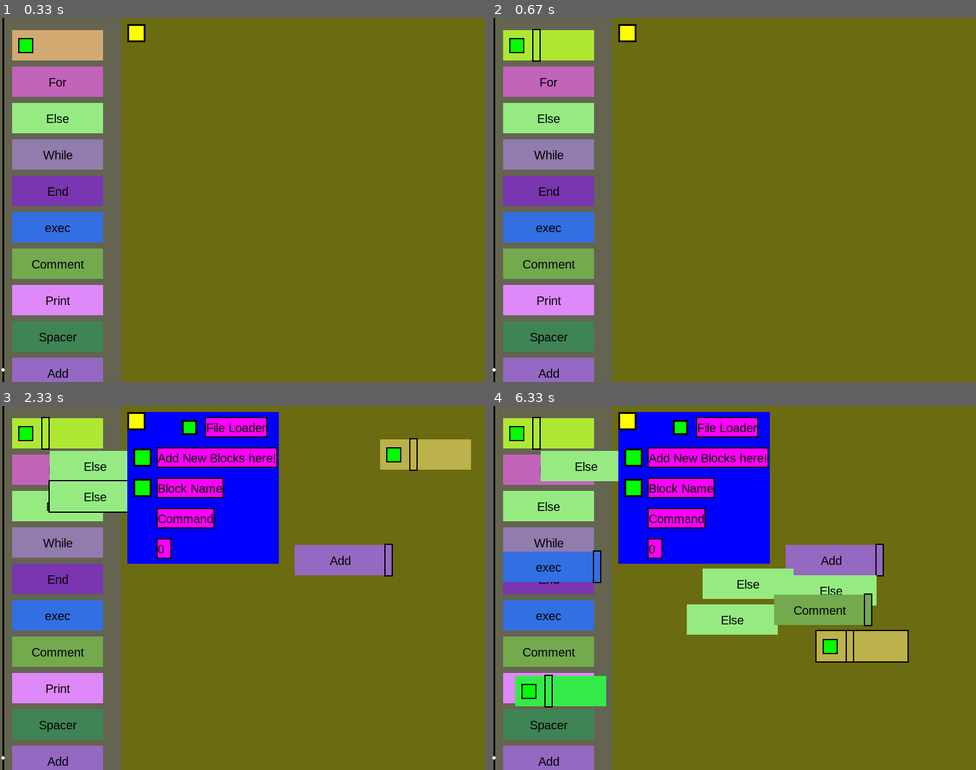
Above: before the commit, frames 1-4 (two rows, left to right).
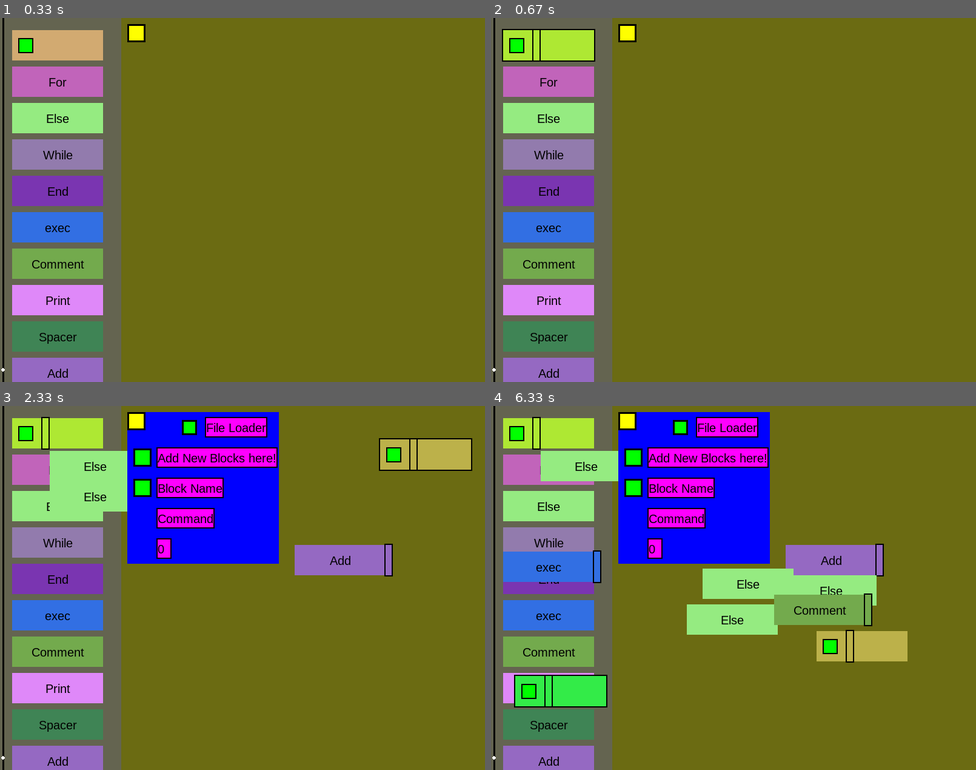
Above: after the commit, the same moments.

Repository: wsadzanie2/PyBlockCode
Game: pygame game, started from main.py
The game is run twice, just before and just after one commit, with the same random seed, the same clock (stepped at 60 frames per second) and the same inputs.
Inputs (mouse positions are in pixels of both pictures, inside the frame that each line leads up to):
- Up to frame 1 (0.33 s): no input
- Up to frame 2 (0.67 s): click (549, 47) at 0.38 s
- Up to frame 3 (2.33 s): click (135, 420) at 0.72 s; press the mouse at (58, 759) at 1.03 s; move the mouse to (198, 660) at 1.13 s; release the mouse at (339, 558) at 1.27 s; click (58, 507) at 1.38 s; press the mouse at (58, 507) at 1.7 s; move the mouse to (77, 486) at 1.8 s; release the mouse at (97, 464) at 1.93 s; press the mouse at (43, 435) at 2.03 s; move the mouse to (232, 442) at 2.13 s; release the mouse at (426, 453) at 2.27 s
- Up to frame 4 (6.33 s): press the mouse at (549, 617) at 2.37 s; move the mouse to (563, 562) at 2.47 s; release the mouse at (578, 507) at 2.6 s; press the mouse at (714, 427) at 2.7 s; move the mouse to (665, 540) at 2.8 s; release the mouse at (617, 653) at 2.93 s; click (626, 420) at 3.05 s; click (626, 420) at 3.38 s; press the mouse at (549, 507) at 3.7 s; move the mouse to (655, 497) at 3.8 s; release the mouse at (762, 486) at 3.93 s; press the mouse at (588, 497) at 4.03 s; move the mouse to (626, 609) at 4.13 s; release the mouse at (665, 726) at 4.27 s; press the mouse at (665, 726) at 4.37 s; move the mouse to (767, 646) at 4.47 s; release the mouse at (869, 566) at 4.6 s; press the mouse at (549, 653) at 4.7 s; move the mouse to (685, 631) at 4.8 s; release the mouse at (820, 609) at 4.93 s; press the mouse at (762, 486) at 5.03 s; move the mouse to (748, 551) at 5.13 s; release the mouse at (733, 620) at 5.27 s; press the mouse at (714, 427) at 5.37 s; move the mouse to (665, 497) at 5.47 s; release the mouse at (621, 569) at 5.6 s; press the mouse at (917, 453) at 5.7 s; move the mouse to (888, 551) at 5.8 s; release the mouse at (859, 646) at 5.93 s; press the mouse at (534, 435) at 6.03 s; move the mouse to (549, 562) at 6.13 s; release the mouse at (558, 689) at 6.27 s

Frame 1 is identical in both runs. In frame 2, 0.2% of the frame differs, in the area x 2-22%, y 3-12%; in frame 3, 0.3%; in frame 4, 0.3%, in the area x 4-87%, y 61-83%.

Commit message:
Made the run block autoselect whem you spawn it

Diff:
--- a/main.py
+++ b/main.py
@@ -123,6 +123,7 @@
         pygame.draw.rect(screen, (0, 0, 0), self.button_rect)
         pygame.draw.rect(screen, (0, 255, 0), rect_border(self.button_rect, -2))
     def update(self, event):
+        global selected
         if event.type == pygame.MOUSEBUTTONDOWN:
             if self.rect.collidepoint(pygame.mouse.get_pos()) and event.button == 1:
                 RunBlock(self.x, self.y, self.width, self.height, None).selected = True
